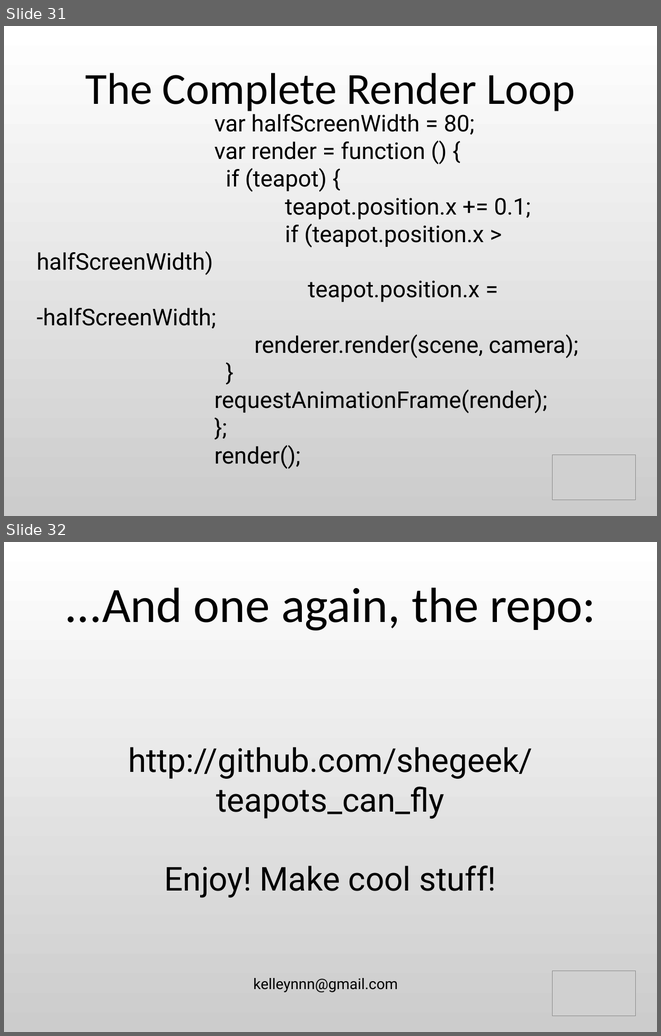
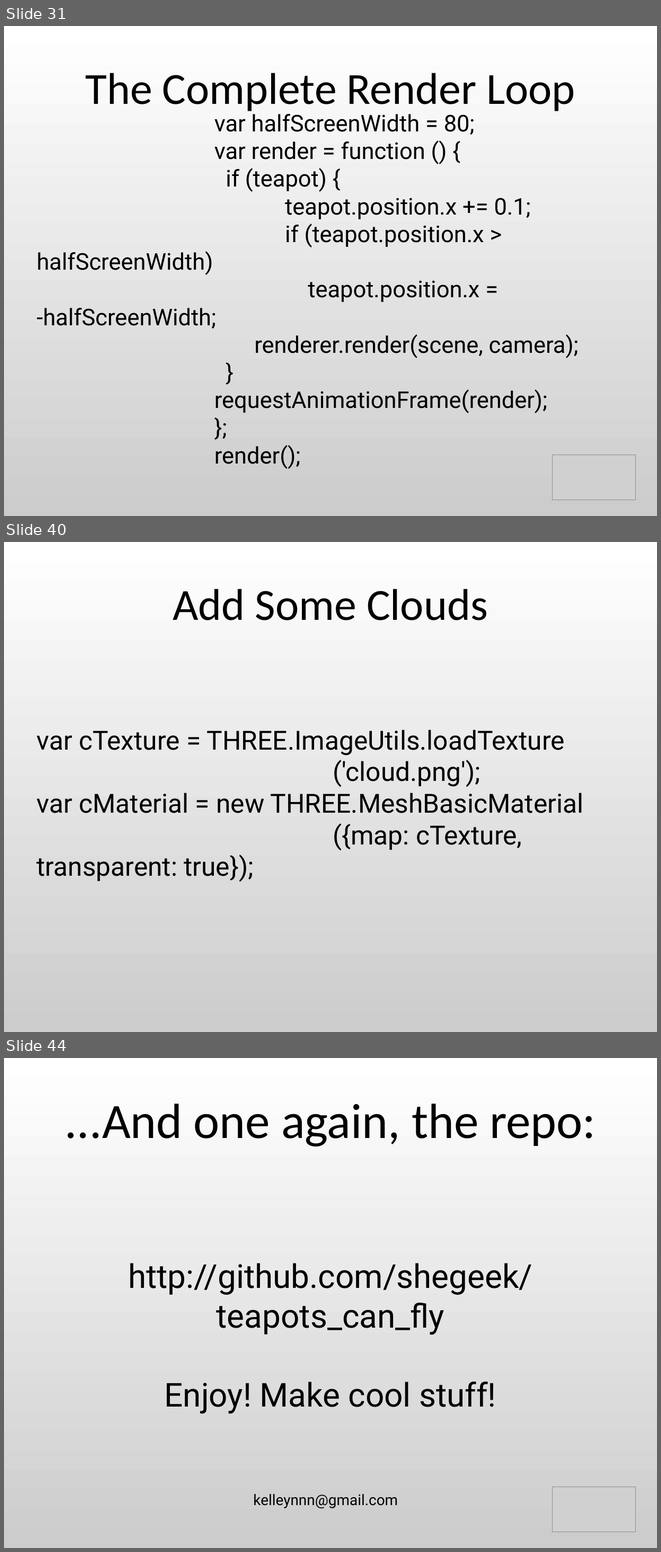
Before and after one commit to shegeek/teapots_can_fly, a slide deck: slides/teapots_can_fly-slides.odp. Shown one above the other, each under a label of ours: slides 31 and 32 before the commit, slides 31, 40 and 44 after it; the slides between them are not shown. The pictures are 661x1036 and 661x1552 pixels, drawn with LibreOffice and Linux fonts; fonts in the diff are those of the drawing; grey boxes stand for pictures. Boxes give left, top, right and bottom in pixels: in the first picture for what was removed or moved away, otherwise in the second. Text is boxed around its words. In the diff, an @@ line names an element or a change of style, - is before the commit and + after.

```diff
--- a/slides/teapots_can_fly-slides.odp
+++ b/slides/teapots_can_fly-slides.odp
@@ slide 40 added at box(4, 542, 657, 1032), background gradient #FFFFFF to #CCCCCC @@
@@ title added at box(173, 589, 488, 620), 54 pt, text #000000 @@
+Add Some Clouds
@@ subtitle added at box(37, 730, 584, 882), 32 pt, text #000000 @@
+var cTexture = THREE.ImageUtils.loadTexture
+('cloud.png');
+var cMaterial = new THREE.MeshBasicMaterial
+({map: cTexture, transparent: true});
@@ what was slide 32 is now slide 44 @@
```
Also in this commit, not shown: 12 other slides added, 7 other files.
